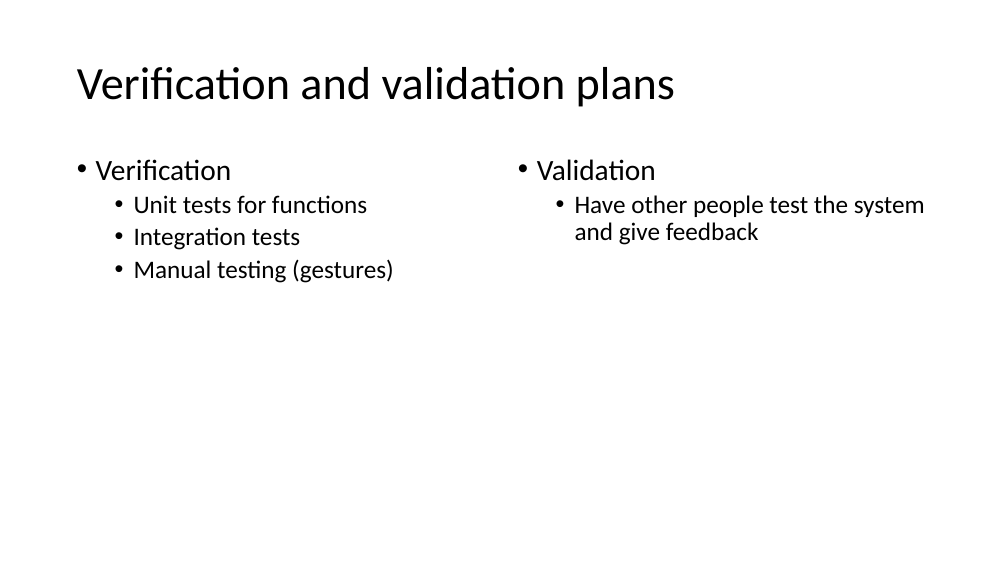
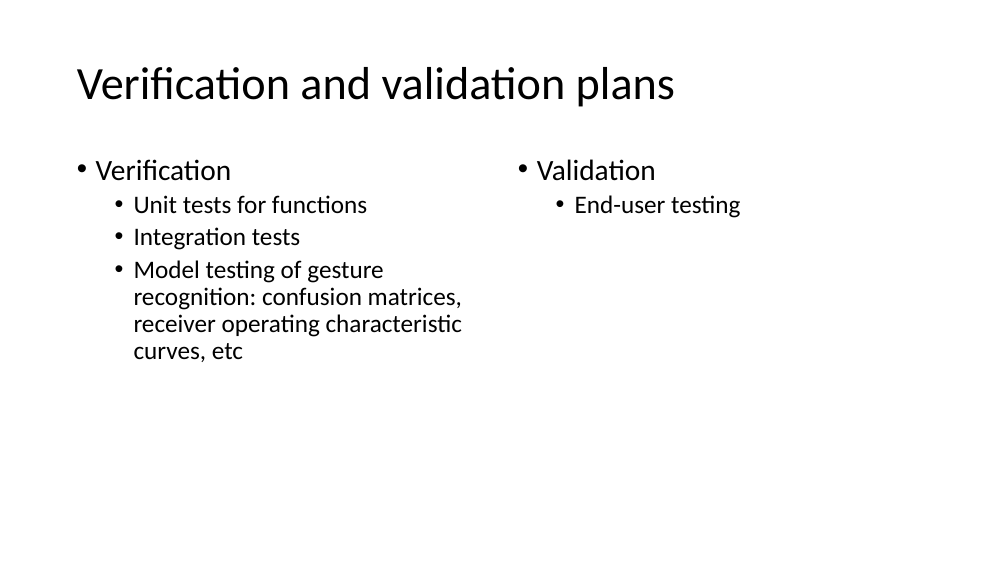
Before and after one commit to ievacerny/IIB-Project, a slide deck: slide 6 of Notes/Michaelmas_Presentation.pptx. Drawn at 1008x567 pixels with LibreOffice and Linux fonts; fonts in the diff are those of the drawing. Boxes give left, top, right and bottom in pixels: in the first picture for what was removed or moved away, otherwise in the second. Text is boxed around its words. In the diff, an @@ line names an element or a change of style, - is before the commit and + after.

```diff
--- a/Notes/Michaelmas_Presentation.pptx
+++ b/Notes/Michaelmas_Presentation.pptx
@@ text at <box>575,195,740,218</box>: text changed @@
-  • Have other people test the system and give feedback
+  • End-user testing
@@ text at <box>134,260,462,362</box>: text changed @@
-  • Manual testing (gestures)
+  • Model testing of gesture recognition: confusion matrices, receiver operating characteristic curves, etc
```
Also in this commit, not shown: 4 other slides changed, 1 other file.
